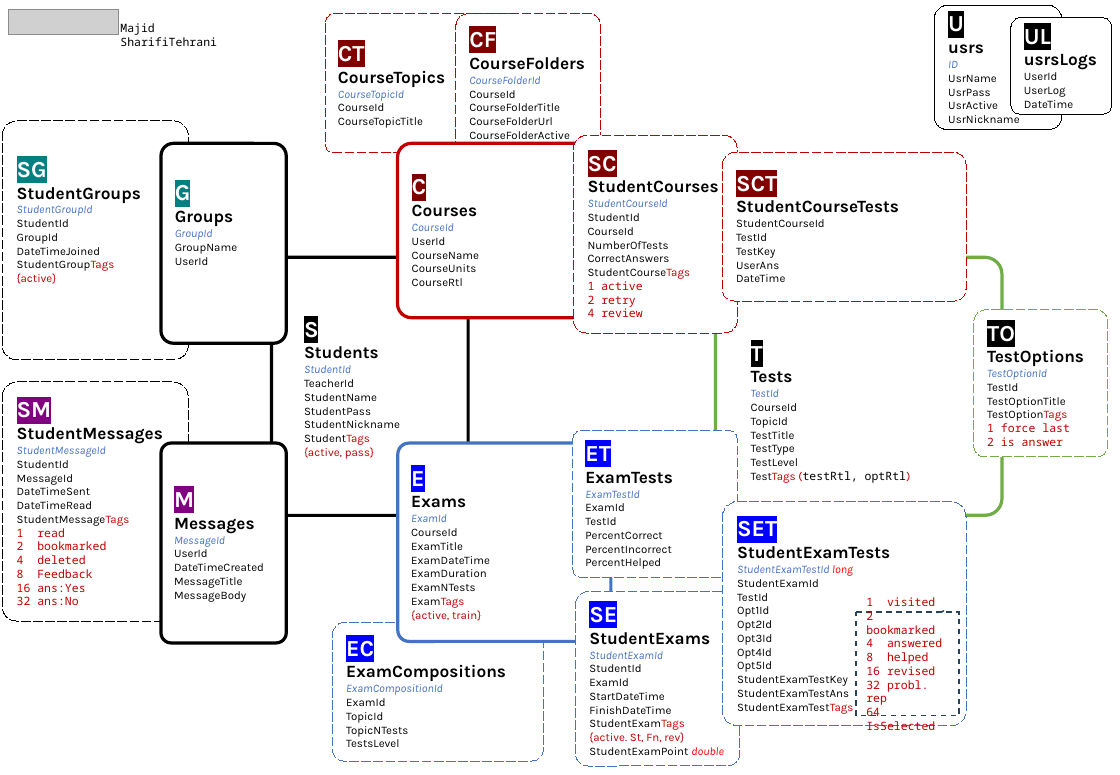
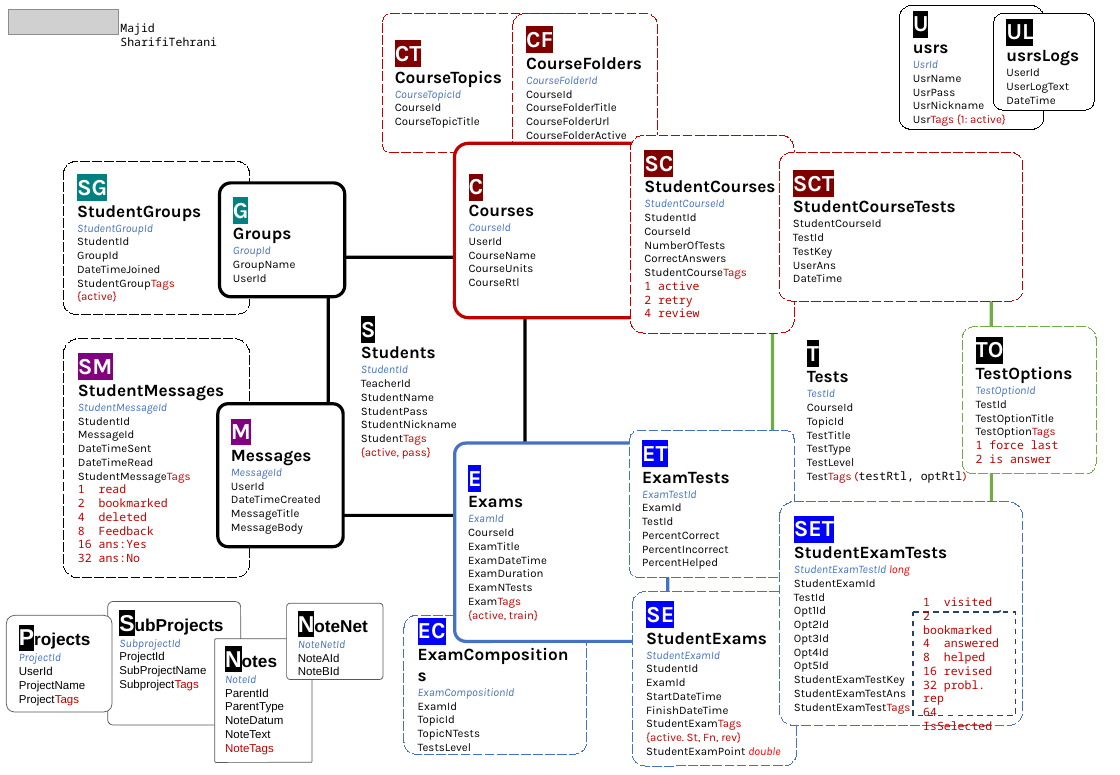
Before and after one commit to msht-ir/Examiner_blazorWebApp, a slide deck: slide 1 of ExaminerB/.appCatalog/ExaminerB notes 1404.pptx. Drawn at 1120x775 pixels with LibreOffice and Linux fonts; fonts in the diff are those of the drawing; grey boxes stand for pictures. Boxes give left, top, right and bottom in pixels: in the first picture for what was removed or moved away, otherwise in the second. Text is boxed around its words. In the diff, an @@ line names an element or a change of style, - is before the commit and + after.

```diff
--- a/ExaminerB/.appCatalog/ExaminerB notes 1404.pptx
+++ b/ExaminerB/.appCatalog/ExaminerB notes 1404.pptx
@@ rounded rectangle "U" resized from (x1=935, y1=5, x2=1062, y2=129) to (x1=900, y1=5, x2=1045, y2=129) @@
@@ rounded rectangle "UL" moved from (x1=1011, y1=18, x2=1113, y2=115) to (x1=994, y1=13, x2=1095, y2=111) @@
@@ text in rounded rectangle at (x1=913, y1=60, x2=938, y2=68): text changed @@
-ID
+UsrId
@@ text in rounded rectangle at (x1=1006, y1=82, x2=1069, y2=93): text changed @@
-UserLog
+UserLogText
@@ text in rounded rectangle at (x1=913, y1=114, x2=1006, y2=126): paragraph added @@
+UsrTags {1: active}
@@ text in rounded rectangle at (x1=948, y1=101, x2=998, y2=109): paragraph removed @@
-UsrActive
@@ rounded rectangle "SG" resized from (x1=2, y1=121, x2=188, y2=360) to (x1=63, y1=161, x2=249, y2=314) @@
@@ rounded rectangle "G" resized from (x1=161, y1=144, x2=286, y2=343) to (x1=219, y1=183, x2=344, y2=297) @@
@@ rounded rectangle "T" resized from (x1=716, y1=258, x2=1002, y2=516) to (x1=773, y1=258, x2=992, y2=516) @@
@@ rounded rectangle "TO" moved from (x1=974, y1=310, x2=1108, y2=457) to (x1=963, y1=327, x2=1096, y2=474) @@
@@ rounded rectangle "SM" moved from (x1=2, y1=383, x2=188, y2=622) to (x1=63, y1=339, x2=249, y2=578) @@
@@ rounded rectangle "M" resized from (x1=161, y1=444, x2=286, y2=643) to (x1=218, y1=404, x2=343, y2=547) @@
@@ 10 rounded rectangles, 1 border callout moved together from (x1=272, y1=13, x2=967, y2=766) to (x1=329, y1=13, x2=1024, y2=766) @@
@@ rounded rectangle added at (x1=6, y1=615, x2=112, y2=713), fill #FFFFFF, outline #595959 0.5 pt, 8 pt, text #000000 @@
+Projects
+ProjectId
+UserId
+ProjectName
+ProjectTags
@@ rounded rectangle added at (x1=108, y1=602, x2=241, y2=726), fill #FFFFFF, outline #595959 0.5 pt, 8 pt, text #000000 @@
+SubProjects
+SubprojectId
+ProjectId
+SubProjectName
+SubprojectTags
@@ rounded rectangle added at (x1=286, y1=604, x2=383, y2=680), fill #FFFFFF, outline #595959 0.5 pt, 8 pt, text #000000 @@
+NoteNet
+NoteNetId
+NoteAId
+NoteBId
@@ rounded rectangle "EC" resized from (x1=333, y1=623, x2=544, y2=761) to (x1=404, y1=615, x2=587, y2=754) @@
@@ rounded rectangle added at (x1=215, y1=639, x2=312, y2=763), fill #FFFFFF, outline #595959 0.5 pt, 8 pt, text #000000 @@
+Notes
+NoteId
+ParentId
+ParentType
+NoteDatum
+NoteText
+NoteTags
```
Also in this commit, not shown: 8 other files.
